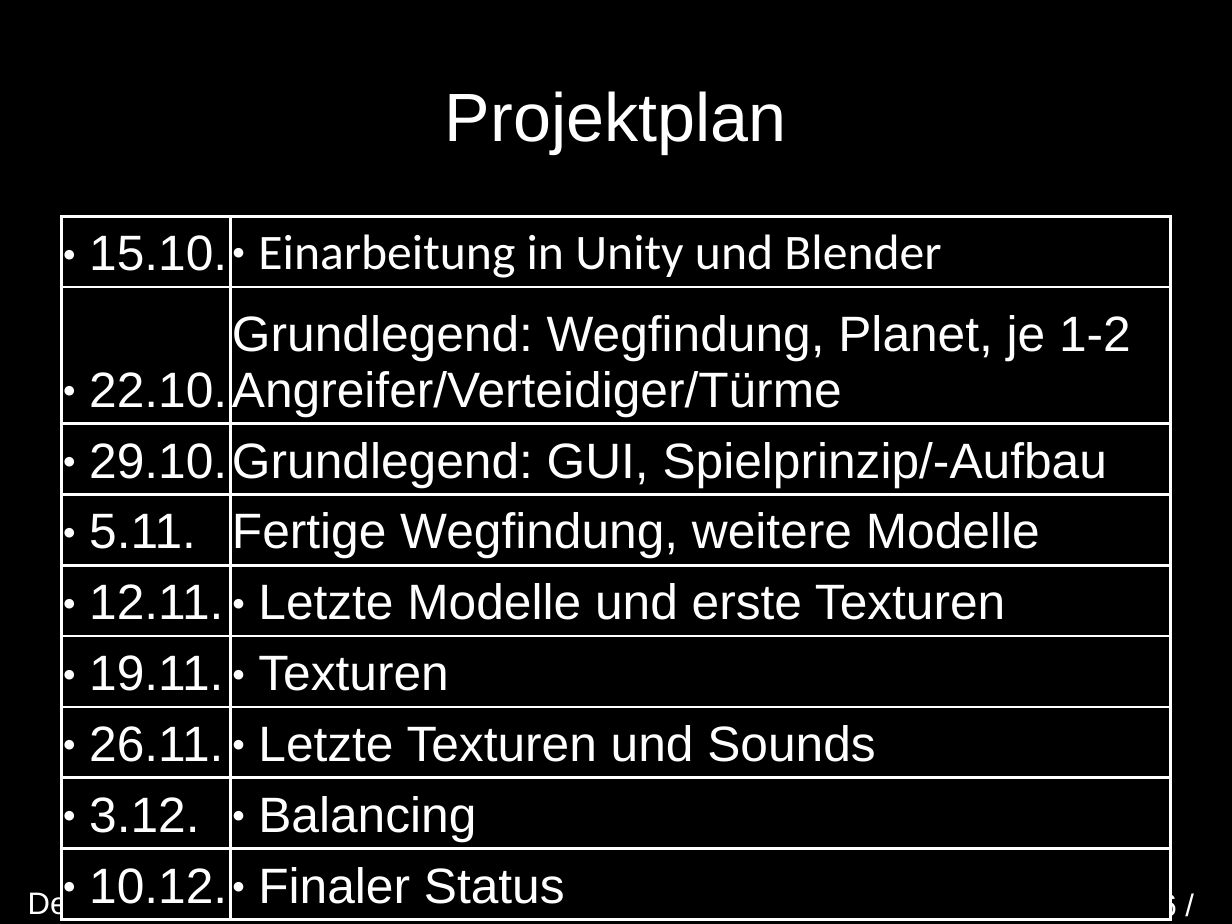
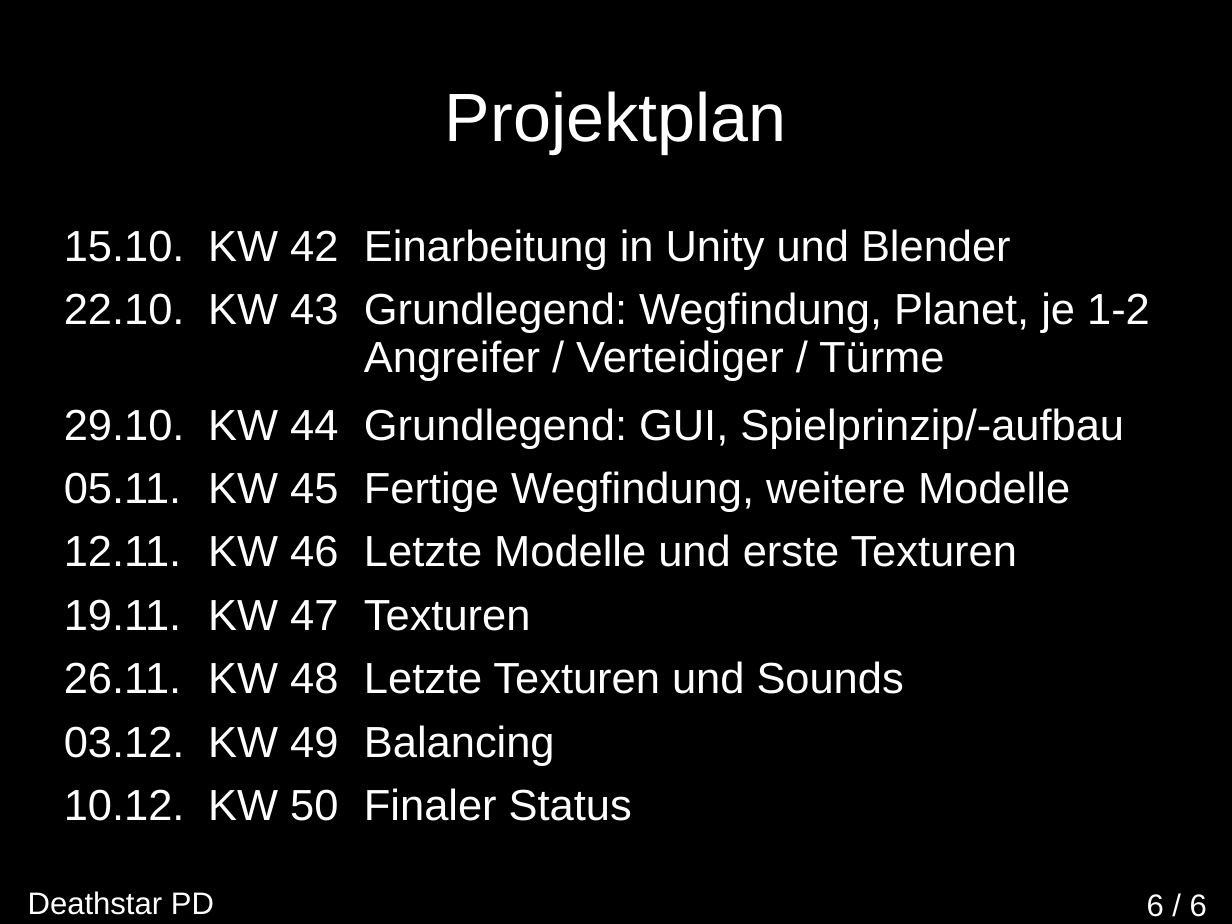
Before and after one commit to Istador/Death-Star-PD, a slide deck: slide 6 of Dokumentation/Konzeption/Konzeptpraesentation.odp. Drawn at 1232x924 pixels with LibreOffice and Linux fonts; fonts in the diff are those of the drawing. Boxes give left, top, right and bottom in pixels: in the first picture for what was removed or moved away, otherwise in the second. Text is boxed around its words. In the diff, an @@ line names an element or a change of style, - is before the commit and + after.

```diff
--- a/Dokumentation/Konzeption/Konzeptpraesentation.odp
+++ b/Dokumentation/Konzeption/Konzeptpraesentation.odp
@@ table at [53,216,1178,825] @@
-column 1: 15.10. | 22.10. | 29.10. | 5.11. | 12.11. | 19.11. | 26.11. | 3.12. | 10.12.
-column 2: Einarbeitung in Unity und Blender | Grundlegend: Wegfindung, Planet, je 1-2 Angreifer/Verteidiger/Türme | Grundlegend: GUI, Spielprinzip/-Aufbau | Fertige Wegfindung, weitere Modelle | Letzte Modelle und erste Texturen | Texturen | Letzte Texturen und Sounds | Balancing | Finaler Status
+column 1: 15.10. | 22.10. | 29.10. | 05.11. | 12.11. | 19.11. | 26.11. | 03.12. | 10.12.
+column 2: KW 42 | KW 43 | KW 44 | KW 45 | KW 46 | KW 47 | KW 48 | KW 49 | KW 50
+column 3: Einarbeitung in Unity und Blender | Grundlegend: Wegfindung, Planet, je 1-2 Angreifer / Verteidiger / Türme | Grundlegend: GUI, Spielprinzip/-aufbau | Fertige Wegfindung, weitere Modelle | Letzte Modelle und erste Texturen | Texturen | Letzte Texturen und Sounds | Balancing | Finaler Status
@@ table: place and size @@
-table at [61,216,1171,908]
+table at [53,216,1178,825]
@@ text "Deathstar PD" rewrapped from [28,890,214,921] to [28,891,214,915] @@
@@ page number at [1147,894,1207,917]: text changed @@
-6 /
+6 / 6
```
Also in this commit, not shown: 4 other slides changed, 1 other file.
